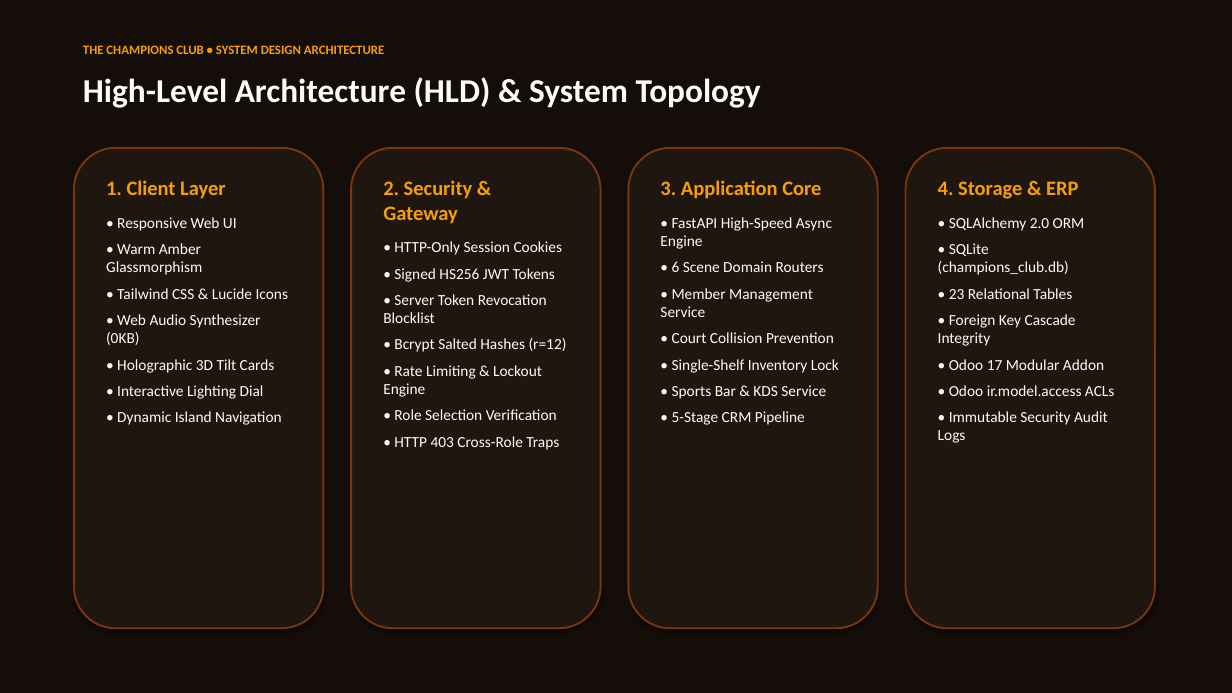
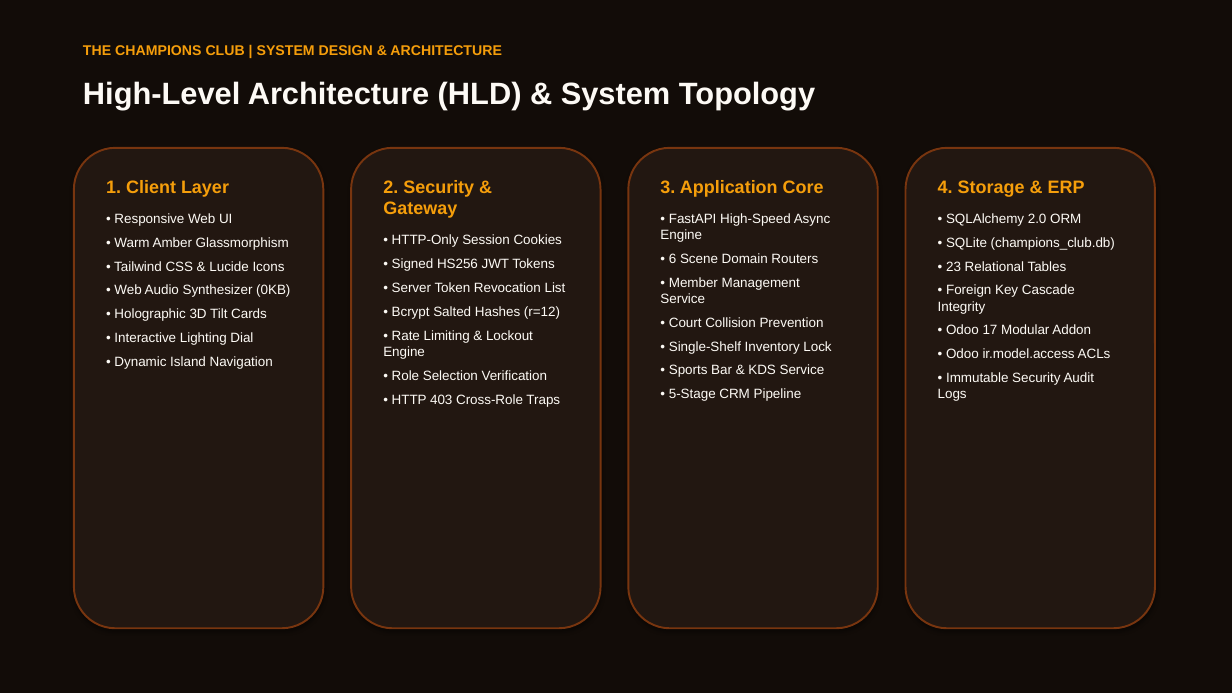
Before and after one commit to manas0306-ops/Sports-Club-Management, a slide deck: slide 3 of Champions_Club_System_Design.pptx. Drawn at 1232x693 pixels with LibreOffice and Linux fonts; fonts in the diff are those of the drawing. Boxes give left, top, right and bottom in pixels: in the first picture for what was removed or moved away, otherwise in the second. Text is boxed around its words. In the diff, an @@ line names an element or a change of style, - is before the commit and + after.

Commit message:
feat(presentation): deliver bulletproof system design PPTX and interactive warm ambient glassmorphic presentation viewer

```diff
--- a/Champions_Club_System_Design.pptx
+++ b/Champions_Club_System_Design.pptx
@@ background #140D09 to #FFFFFF @@
@@ rectangle added at [0, 0, 1232, 693], fill #120C08 @@
@@ text at [83, 45, 502, 55]: text changed; size 10 to 11 pt; font Calibri to Arial @@
-THE CHAMPIONS CLUB • SYSTEM DESIGN ARCHITECTURE
+THE CHAMPIONS CLUB | SYSTEM DESIGN & ARCHITECTURE
@@ text "High-Level Architecture (HLD) & System ..." at [83, 81, 815, 110]: size 26 to 24 pt, font Calibri to Arial @@
@@ fill #201610 to #221711 in 4 elements at [74, 148, 323, 628], [351, 148, 601, 628], [628, 148, 878, 628], [906, 148, 1155, 628] @@
@@ text "1. Client Layer" at [106, 180, 290, 369]: size 16 to 14 pt in "1. Client Layer"; font Calibri to Arial, size 12 to 10.5 pt @@
@@ text "3. Application Core" at [660, 180, 831, 401]: size 16 to 14 pt in "3. Application Core"; font Calibri to Arial, size 12 to 10.5 pt @@
@@ text "4. Storage & ERP" at [938, 180, 1115, 401]: size 16 to 14 pt in "4. Storage & ERP"; font Calibri to Arial, size 12 to 10.5 pt @@
@@ text at [383, 234, 562, 407]: size 16 to 14 pt in "2. Security & Gateway"; font Calibri to Arial in "2. Security & Gateway", "• HTTP-Only Session Cookies", "• Signed HS256 JWT Tokens", "• Bcrypt Salted Hashes (r=12)" and 3 more places; size 12 to 10.5 pt in "• HTTP-Only Session Cookies", "• Signed HS256 JWT Tokens", "• Bcrypt Salted Hashes (r=12)", "• Rate Limiting & Lockout Engine" and 2 more places @@
@@ text at [392, 282, 566, 292]: text changed; size 12 to 10.5 pt; font Calibri to Arial @@
-• Server Token Revocation Blocklist
+• Server Token Revocation List
```
Also in this commit, not shown: 11 other slides changed, 4 other files.
